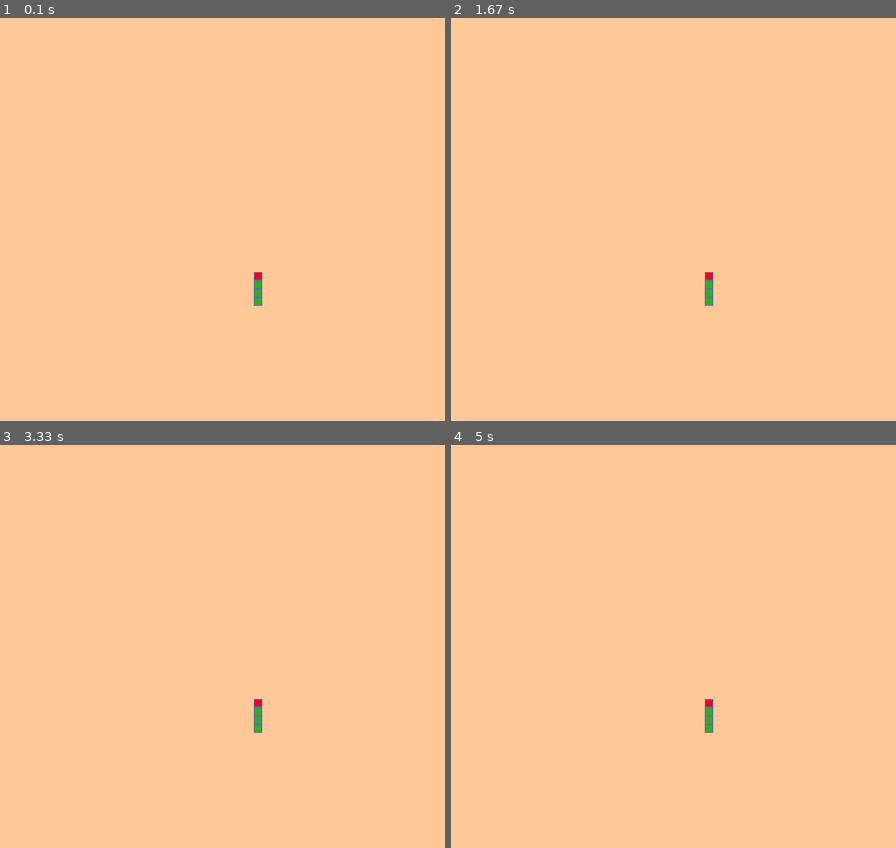
Above: before the commit, frames 1-4 (two rows, left to right).
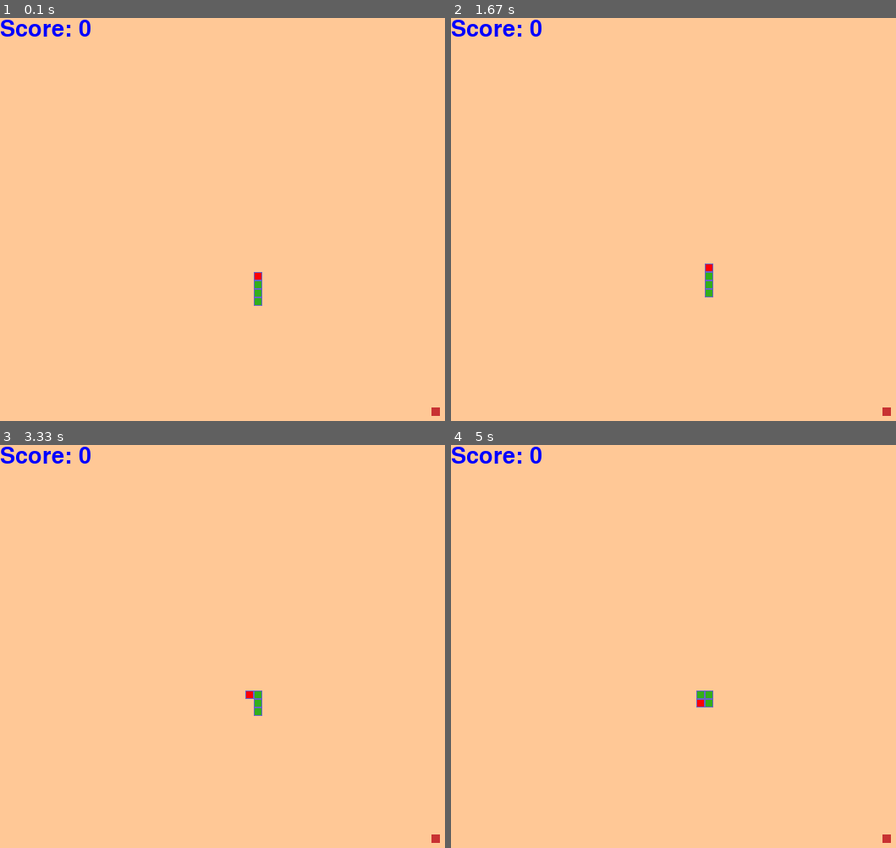
Above: after the commit, the same moments.

Repository: Ninjabearman/PyGame
Game: pygame game, started from SnakeGame.py
The game is run twice, just before and just after one commit, with the same random seed, the same clock (stepped at 60 frames per second) and the same inputs.
Inputs:
- Up to frame 1 (0.1 s): no input
- Up to frame 2 (1.67 s): tap Enter at 0.33 s; hold Right 0.67-1.13 s; hold Up 1.17-1.63 s
- Up to frame 3 (3.33 s): hold Left 2.17-2.7 s; hold Down 2.73-3.03 s; hold Left from 3.07 s (still down)
- Up to frame 4 (5 s): release Left at 3.47 s; hold Down 4.57-4.93 s

The runs differ from the first frame. In frame 1, 0.4% of the frame differs, in the area x 0-99%, y 0-99%; in frame 2, 0.5%; in frame 3, 0.6%; in frame 4, 0.7%.

Commit message:
update for the snake game

Diff:
--- a/SnakeGame.py
+++ b/SnakeGame.py
@@ -1,4 +1,5 @@
 import pygame ; from pygame.locals import *
+import random
 
 #intialization
 pygame.init()
@@ -14,31 +15,116 @@
 bg = (255,200,150)
 bodyInner = (50,175,25)
 bodyOuter = (100,100,200)
-cellSize = 10
 isHead = (255,0,0)
+scoreFont = pygame.font.SysFont(None,40)
+
 
 #game variables
+game_Over = False
+cellSize = 10
+direction = 1 # 1 = up, 2 = right, 3 = down, 4 = left
+updateSnake = 0
 snakePosition = [[int(screenWidth / 2),int(screenHeight / 2)]]
 snakePosition.append([int(screenWidth / 2),int(screenHeight / 2) + cellSize])
 snakePosition.append([int(screenWidth / 2),int(screenHeight / 2) + cellSize * 2])
 snakePosition.append([int(screenWidth / 2),int(screenHeight / 2) + cellSize * 3])
+food = [0,0]
+newPiece = [0,0]
+newFood = True
+foodColor = (200,50,50)
+score = 0
+
 
 def drawScreen():
     screen.fill(bg)
 
-def drawSnake(bodyOuter,bodyInner,head):
-    pygame.draw.rect(screen,bodyOuter,(x[0],x[1],cellSize,cellSize),cellSize)
-    pygame.draw.rect(screen,bodyInner,(x[0] + 1,x[1] + 1,cellSize - 2,cellSize -2 ))
-    if head == 1:
-        head == 0
+def displayScore():
+    scoreTxt = 'Score: ' + str(score)
+    scoreImg = scoreFont.render(scoreTxt,True,(0,0,255))
+    screen.blit(scoreImg,(0,0))
+
+def isGameOver(gameOver):
+    #check snake has eaten itself
+    headCount = 0
+    for segment in snakePosition:
+        if snakePosition[0] == segment and headCount > 0:
+            gameOver = True
+        headCount += 1
+
+    #out of bounds
+    if snakePosition[0][0] < 0 or snakePosition[0][0] > screenWidth or snakePosition[0][1] < 0 or snakePosition[0][1] > screenHeight:
+        gameOver = True
+
+    return gameOver
 
 #game loop
 while isRunning:
     drawScreen()
-
+    displayScore()
     for event in pygame.event.get():
         if event.type == pygame.QUIT:
             isRunning = False
+        elif event.type == pygame.KEYDOWN:
+            if event.key == pygame.K_UP and direction != 3:
+                  direction = 1
+            if event.key == pygame.K_RIGHT and direction != 4:
+                  direction = 2
+            if event.key == pygame.K_DOWN and direction != 1:
+                  direction = 3
+            if event.key == pygame.K_LEFT and direction != 2:
+                  direction = 4
+
+    #create food
+    if newFood:
+        newFood = False
+        food[0] = cellSize * random.randint(0,(screenWidth // cellSize)-1)
+        food[1] = cellSize * random.randint(0,(screenHeight // cellSize)-1)
+
+    #draw food
+    pygame.draw.rect(screen,foodColor,(food[0],food[1],cellSize,cellSize))
+
+    #snake/food collision
+    if snakePosition[0] == food:
+        newFood = True
+
+        #snake grows
+        newPiece = list(snakePosition[-1])
+        if direction == 1:
+            newPiece[1] += cellSize
+        if direction == 3:
+            newPiece[1] -= cellSize
+        if direction == 2:
+            newPiece[0] -= cellSize
+        if direction == 4:
+            newPiece[0] += cellSize
+
+        snakePosition.append(newPiece)
+        score += 1
+
+    if updateSnake > 99:
+         updateSnake = 0
+         snakePosition = snakePosition[-1:] + snakePosition[:-1]
+
+        #heading up
+         if direction == 1:
+            snakePosition[0][0] = snakePosition[1][0]
+            snakePosition[0][1] = snakePosition[1][1] - cellSize
+            gameOver = isGameOver(game_Over)
+        #heading down
+         if direction == 3:
+            snakePosition[0][0] = snakePosition[1][0]
+            snakePosition[0][1] = snakePosition[1][1] + cellSize
+            gameOver = isGameOver(game_Over)
+        #heading right
+         if direction == 2:
+            snakePosition[0][1] = snakePosition[1][1]
+            snakePosition[0][0] = snakePosition[1][0] + cellSize
+            gameOver = isGameOver(game_Over)
+        #heading left
+         if direction == 4:
+            snakePosition[0][1] = snakePosition[1][1]
+            snakePosition[0][0] = snakePosition[1][0] - cellSize
+            gameOver = isGameOver(game_Over)
 
     head = 1
     for x in snakePosition:
@@ -51,4 +137,5 @@
             head = 0
 
     pygame.display.update()
+    updateSnake += 1
 pygame.quit()
